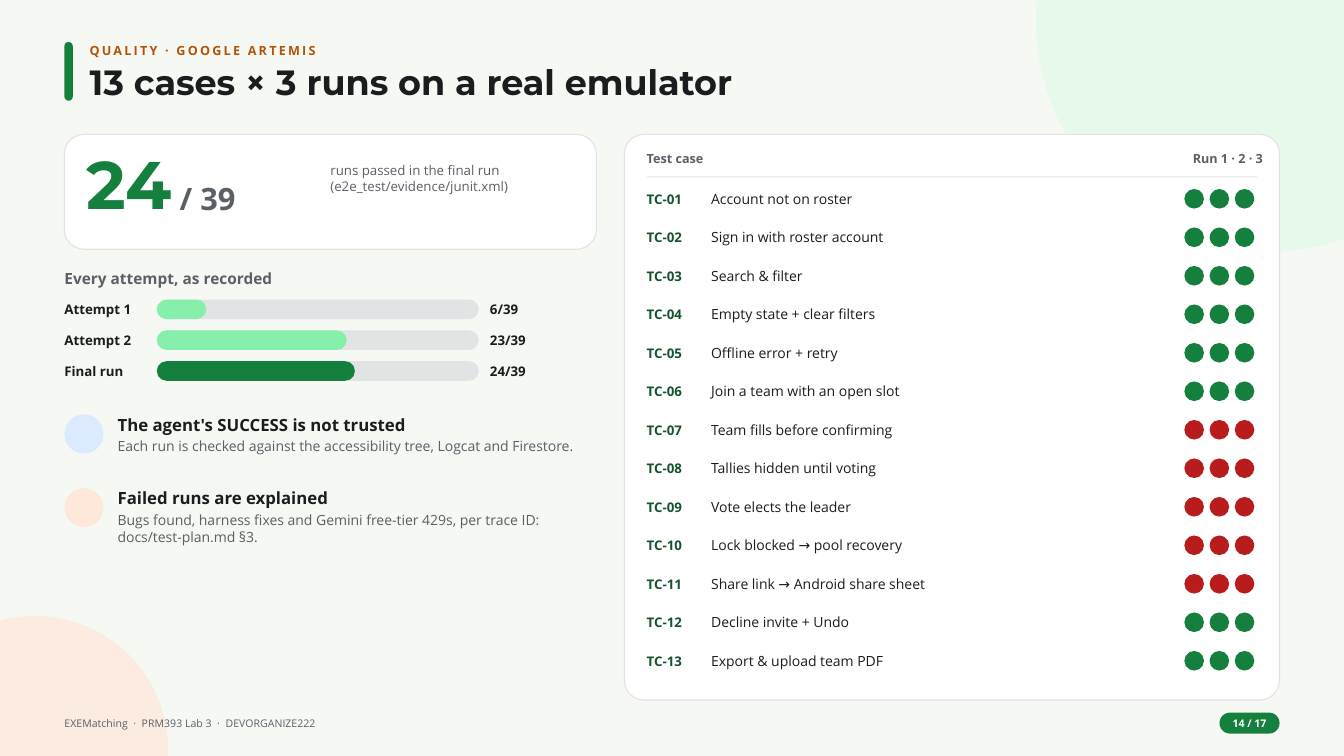
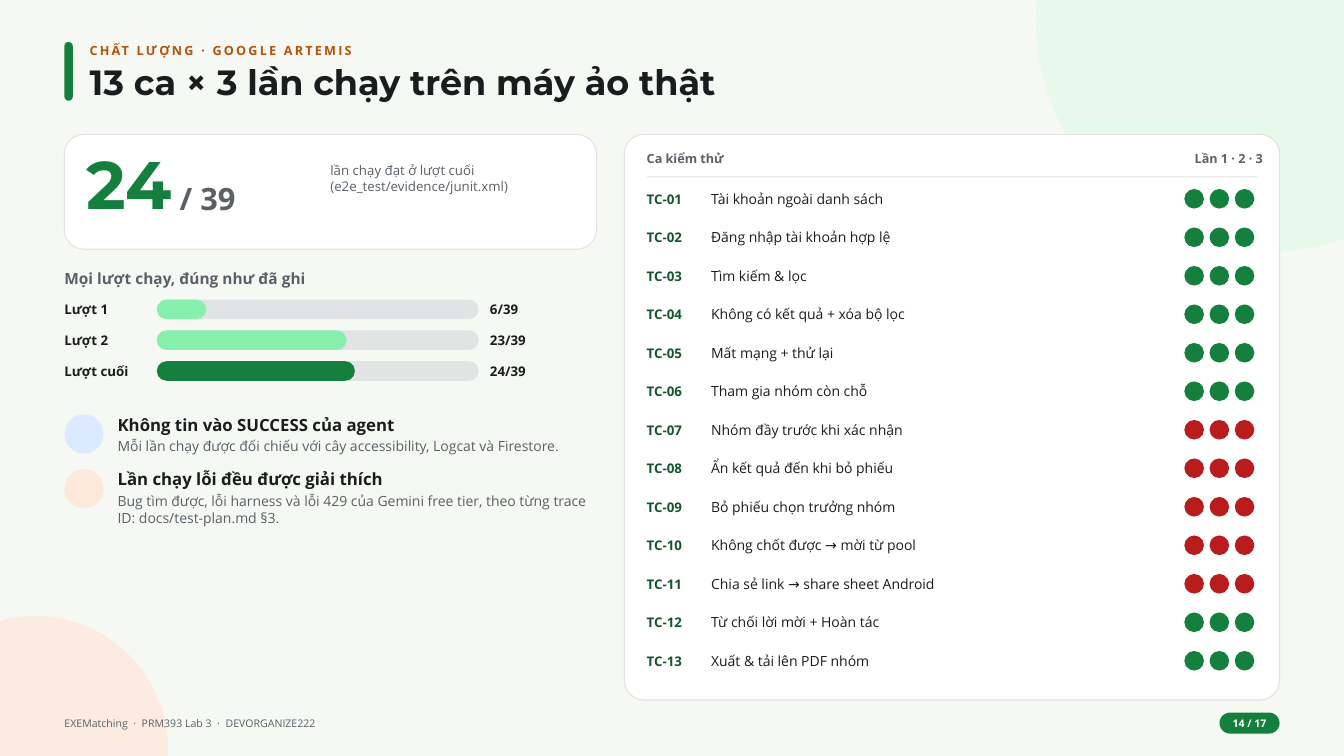
Before and after one commit to DEVORGANIZE222/Lab3_Cloud-Enabled_Mobile_App, a slide deck: slide 14 of slides/Lab03_DEVORGANIZE222_slides.pptx. Drawn at 1344x756 pixels with LibreOffice and Linux fonts; fonts in the diff are those of the drawing; background and template pictures are left out. Boxes give left, top, right and bottom in pixels: in the first picture for what was removed or moved away, otherwise in the second. Text is boxed around its words. In the diff, an @@ line names an element or a change of style, - is before the commit and + after.

```diff
--- a/slides/Lab03_DEVORGANIZE222_slides.pptx
+++ b/slides/Lab03_DEVORGANIZE222_slides.pptx
@@ text at <box>90,46,316,57</box>: text changed @@
-QUALITY · GOOGLE ARTEMIS
+CHẤT LƯỢNG · GOOGLE ARTEMIS
@@ text at <box>90,66,715,103</box>: text changed @@
-13 cases × 3 runs on a real emulator
+13 ca × 3 lần chạy trên máy ảo thật
@@ text at <box>330,164,475,178</box>: text changed @@
-runs passed in the final run
+lần chạy đạt ở lượt cuối
@@ text at <box>647,152,723,163</box>: text changed @@
-Test case
+Ca kiểm thử
@@ text at <box>1195,152,1263,163</box>: text changed @@
-Run 1 · 2 · 3
+Lần 1 · 2 · 3
@@ text at <box>711,192,884,208</box>: text changed @@
-Account not on roster
+Tài khoản ngoài danh sách
@@ text at <box>711,230,890,246</box>: text changed @@
-Sign in with roster account
+Đăng nhập tài khoản hợp lệ
@@ text at <box>711,269,807,284</box>: text changed @@
-Search & filter
+Tìm kiếm & lọc
@@ text at <box>64,272,306,288</box>: text changed @@
-Every attempt, as recorded
+Mọi lượt chạy, đúng như đã ghi
@@ text at <box>64,304,109,317</box>: text changed @@
-Attempt 1
+Lượt 1
@@ text at <box>711,307,905,323</box>: text changed @@
-Empty state + clear filters
+Không có kết quả + xóa bộ lọc
@@ text at <box>64,335,109,348</box>: text changed @@
-Attempt 2
+Lượt 2
@@ text at <box>711,346,834,362</box>: text changed @@
-Offline error + retry
+Mất mạng + thử lại
@@ text at <box>64,365,129,379</box>: text changed @@
-Final run
+Lượt cuối
@@ text at <box>711,383,868,400</box>: text changed @@
-Join a team with an open slot
+Tham gia nhóm còn chỗ
@@ text at <box>118,417,395,435</box>: text changed @@
-The agent's SUCCESS is not trusted
+Không tin vào SUCCESS của agent
@@ text at <box>118,438,559,455</box>: text changed @@
-Each run is checked against the accessibility tree, Logcat and Firestore.
+Mỗi lần chạy được đối chiếu với cây accessibility, Logcat và Firestore.
@@ text at <box>711,423,902,439</box>: text changed @@
-Team fills before confirming
+Nhóm đầy trước khi xác nhận
@@ ellipse: place and size @@
-ellipse at <box>65,488,104,527</box>
+ellipse at <box>65,469,104,508</box>
@@ text at <box>118,470,383,489</box>: text changed @@
-Failed runs are explained
+Lần chạy lỗi đều được giải thích
@@ text at <box>711,460,893,477</box>: text changed @@
-Tallies hidden until voting
+Ẩn kết quả đến khi bỏ phiếu
@@ text at <box>118,494,587,527</box>: text changed @@
-Bugs found, harness fixes and Gemini free-tier 429s, per trace ID: docs/test-plan.md §3.
+Bug tìm được, lỗi harness và lỗi 429 của Gemini free tier, theo từng trace ID: docs/test-plan.md §3.
@@ text at <box>711,500,896,516</box>: text changed @@
-Vote elects the leader
+Bỏ phiếu chọn trưởng nhóm
@@ text at <box>711,538,916,554</box>: text changed @@
-Lock blocked → pool recovery
+Không chốt được → mời từ pool
@@ text at <box>711,577,935,589</box>: text changed @@
-Share link → Android share sheet
+Chia sẻ link → share sheet Android
@@ text at <box>711,615,879,627</box>: text changed @@
-Decline invite + Undo
+Từ chối lời mời + Hoàn tác
@@ text at <box>711,654,870,666</box>: text changed @@
-Export & upload team PDF
+Xuất & tải lên PDF nhóm
```
Also in this commit, not shown: 14 other slides changed, 2 slides added, 2 slides removed.
